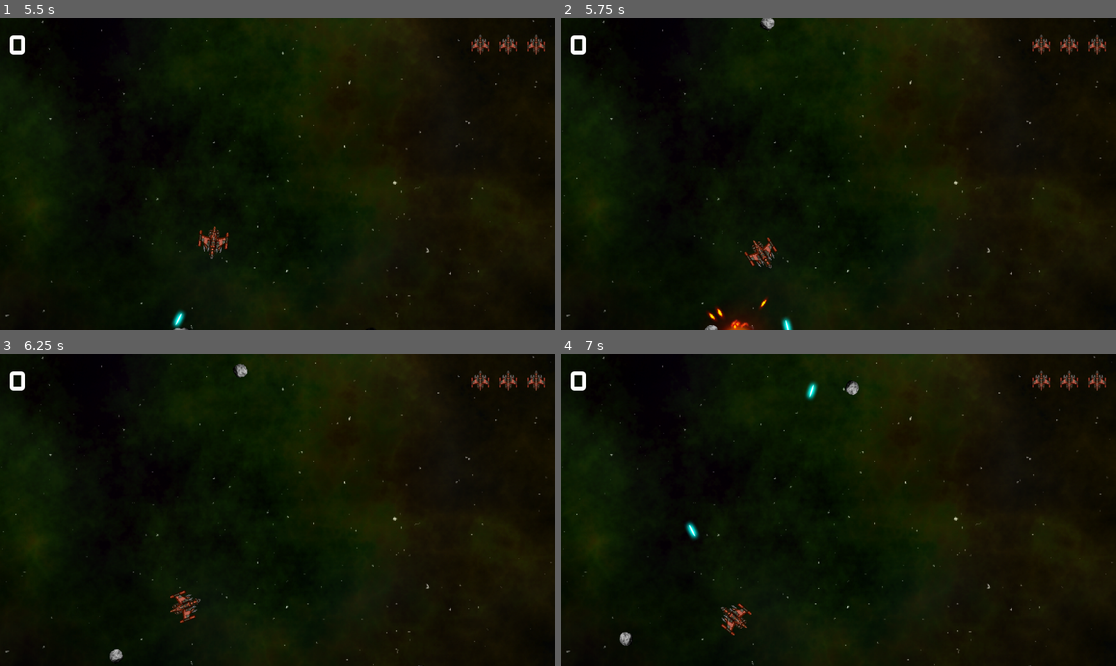
Above: before the commit, frames 1-4 (two rows, left to right).
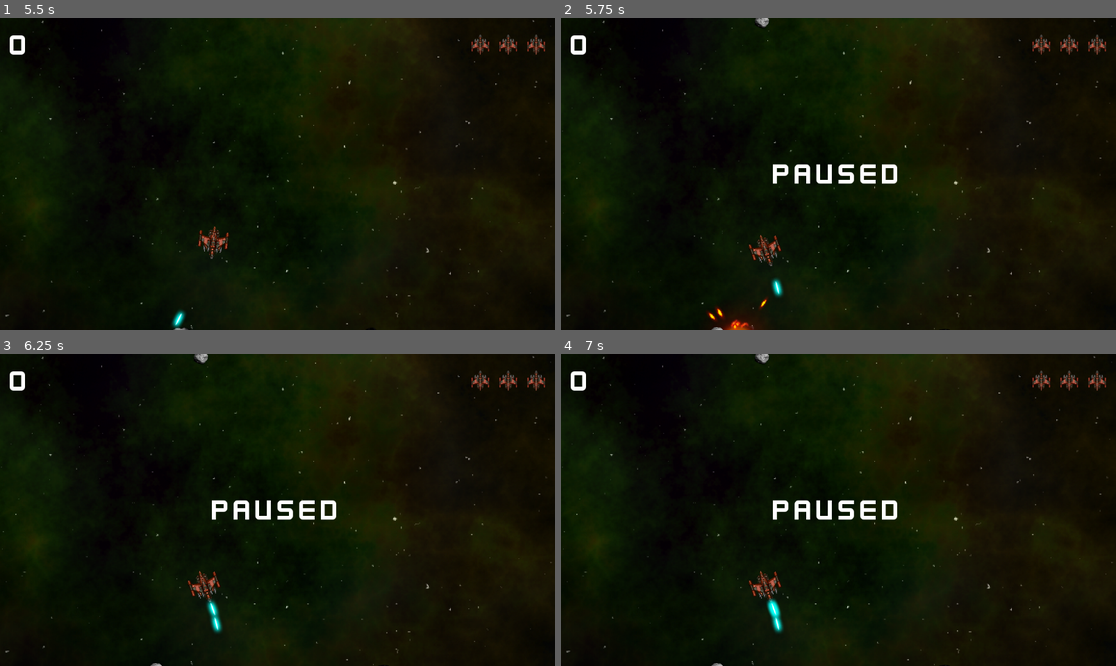
Above: after the commit, the same moments.

Repository: chai-enjoyer/Space-Rocks
Game: Godot game, scene res://scenes/main.tscn
Two runs of this game, one before a commit and one after it. Both use one fixed random seed, a clock stepped at 60 frames per second and the inputs below.
Inputs (mouse positions are in pixels of both pictures, inside the frame that each line leads up to):
- Up to frame 1 (5.5 s): click (277, 214) at 0.5 s; tap Enter at 1.25 s; hold D (rotate_right) 1.28-2.03 s; hold Space (shoot) 1.28-2.03 s; hold A (rotate_left) 2.03-2.75 s; tap Space (shoot) at 2.1, 4.35 s; click (277, 214) at 2.75 s; hold D (rotate_right) 3.53-4.28 s; hold Space (shoot) 3.53-4.28 s; hold W (thrust) 4.28-5.03 s; hold A (rotate_left) from 5.03 s (still down); hold Space (shoot) from 5.03 s (still down)
- Up to frame 2 (5.75 s): keep holding A (rotate_left); keep holding Space (shoot); tap Escape (pause, bound only after the commit) at 5.65 s
- Up to frame 3 (6.25 s): keep holding A (rotate_left); release Space (shoot) at 5.78 s; tap Space (shoot) at 5.85 s
- Up to frame 4 (7 s): keep holding A (rotate_left); hold Space (shoot) from 6.53 s (still down)

Frame 1 is identical in both runs. In frame 2, 1.4% of the frame differs, in the area x 25-70%, y 0-100%; in frame 3, 1.7%; in frame 4, 1.9%, in the area x 10-85%, y 0-100%.

Commit message:
Add enemy spawning with Path2D

Diff:
--- a/project.godot
+++ b/project.godot
@@ -40,6 +40,11 @@
 "events": [Object(InputEventKey,"resource_local_to_scene":false,"resource_name":"","device":-1,"window_id":0,"alt_press …(191 unchanged characters)…
 ]
 }
+pause={
+"deadzone": 0.2,
+"events": [Object(InputEventKey,"resource_local_to_scene":false,"resource_name":"","device":-1,"window_id":0,"alt_pressed":false,"shift_pressed":false,"ctrl_pressed":false,"meta_pressed":false,"pressed":false,"keycode":0,"physical_keycode":4194305,"key_label":0,"unicode":0,"location":0,"echo":false,"script":null)
+]
+}
 
 [physics]
 
--- /dev/null
+++ b/scenes/enemy.tscn
@@ -0,0 +1,76 @@
+[gd_scene load_steps=9 format=3 uid="uid://cob5g3dw2tvy"]
+
+[ext_resource type="Script" uid="uid://b2fhl4u4866ir" path="res://scripts/enemy.gd" id="1_5uy6h"]
+[ext_resource type="Texture2D" uid="uid://bxki7hg0b0110" path="res://assets/enemy_saucer.png" id="2_c4w8v"]
+[ext_resource type="PackedScene" uid="uid://bcaqykjf2jhc6" path="res://scenes/enemy_paths.tscn" id="3_xwavj"]
+[ext_resource type="PackedScene" uid="uid://b4i3us7vbjwd5" path="res://scenes/explosion.tscn" id="4_nenq2"]
+
+[sub_resource type="CircleShape2D" id="CircleShape2D_md484"]
+radius = 36.05551
+
+[sub_resource type="Animation" id="Animation_ipns3"]
+resource_name = "flash"
+length = 0.25
+step = 0.1
+tracks/0/type = "value"
+tracks/0/imported = false
+tracks/0/enabled = true
+tracks/0/path = NodePath("Sprite2D:modulate")
+tracks/0/interp = 1
+tracks/0/loop_wrap = true
+tracks/0/keys = {
+"times": PackedFloat32Array(0, 0.04, 0.08, 0.12, 0.16, 0.2, 0.24),
+"transitions": PackedFloat32Array(1, 1, 1, 1, 1, 1, 1),
+"update": 0,
+"values": [Color(1, 1, 1, 1), Color(1, 0, 0, 1), Color(1, 1, 1, 1), Color(1, 0, 0, 1), Color(1, 1, 1, 1), Color(1, 0, 0, 1), Color(1, 1, 1, 1)]
+}
+
+[sub_resource type="Animation" id="Animation_8qclf"]
+length = 0.001
+tracks/0/type = "value"
+tracks/0/imported = false
+tracks/0/enabled = true
+tracks/0/path = NodePath("Sprite2D:modulate")
+tracks/0/interp = 1
+tracks/0/loop_wrap = true
+tracks/0/keys = {
+"times": PackedFloat32Array(0),
+"transitions": PackedFloat32Array(1),
+"update": 0,
+"values": [Color(1, 0, 0, 1)]
+}
+
+[sub_resource type="AnimationLibrary" id="AnimationLibrary_w8i8w"]
+_data = {
+&"RESET": SubResource("Animation_8qclf"),
+&"flash": SubResource("Animation_ipns3")
+}
+
+[node name="Enemy" type="Area2D" groups=["enemies"]]
+script = ExtResource("1_5uy6h")
+
+[node name="Sprite2D" type="Sprite2D" parent="."]
+modulate = Color(1, 0, 0, 1)
+texture = ExtResource("2_c4w8v")
+hframes = 3
+frame = 1
+
+[node name="CollisionShape2D" type="CollisionShape2D" parent="."]
+visible = false
+shape = SubResource("CircleShape2D_md484")
+
+[node name="EnemyPaths" parent="." instance=ExtResource("3_xwavj")]
+
+[node name="AnimationPlayer" type="AnimationPlayer" parent="."]
+libraries = {
+&"": SubResource("AnimationLibrary_w8i8w")
+}
+
+[node name="Explosion" parent="." instance=ExtResource("4_nenq2")]
+visible = false
+
+[node name="GunCooldown" type="Timer" parent="."]
+wait_time = 1.5
+autostart = true
+
+[connection signal="timeout" from="GunCooldown" to="." method="_on_gun_cooldown_timeout"]
--- /dev/null
+++ b/scenes/enemy_paths.tscn
@@ -0,0 +1,39 @@
+[gd_scene load_steps=5 format=3 uid="uid://bcaqykjf2jhc6"]
+
+[sub_resource type="Curve2D" id="Curve2D_s4uk7"]
+_data = {
+"points": PackedVector2Array(0, 0, 0, 0, 659, -75, -77.198006, -210.29802, 77.198006, 210.29802, 937, 204, 59.895004, -103.81801, -59.895004, 103.81801, 897, 481, 166.37502, -14.641001, -166.37502, 14.641001, 494, 556, 0, 0, 0, 0, 51, 773)
+}
+point_count = 5
+
+[sub_resource type="Curve2D" id="Curve2D_e5wnm"]
+_data = {
+"points": PackedVector2Array(0, 0, 0, 0, -132, 402, -56.36786, 20.936632, 56.36786, -20.936632, 340, 141, -64.42041, -16.105103, 64.42041, 16.105103, 580, 126, -24.157654, -28.989183, 24.157654, 28.989183, 760, 220, -6.442041, -88.578064, 6.442041, 88.578064, 853, 382, 59.58888, -32.210205, -59.58888, 32.210205, 729, 564, 66.03092, 9.663061, -66.03092, -9.663061, 473, 608, 30.599695, 54.757347, -30.599695, -54.757347, 276, 488, 19.326122, 69.25194, -19.326122, -69.25194, 220, 309, 0, 0, 0, 0, 91, -137)
+}
+point_count = 10
+
+[sub_resource type="Curve2D" id="Curve2D_bqp0i"]
+_data = {
+"points": PackedVector2Array(0, 0, 0, 0, 686, 730, 0, 0, 0, 0, 1283, 425, 0, 0, 0, 0, 1288, 205, 186.01392, -77.94869, -186.01392, 77.94869, 602, 79, 35.43122, -21.258734, -35.43122, 21.258734, 370, 267, 54.918396, 5.3146834, -54.918396, -5.3146834, 259, 294, 35.43122, 42.517467, -35.43122, -42.517467, 99, 163, 0, 0, 0, 0, -58, -124)
+}
+point_count = 8
+
+[sub_resource type="Curve2D" id="Curve2D_bmms0"]
+_data = {
+"points": PackedVector2Array(0, 0, 0, 0, 1345, 113, 63.7762, -54.918396, -63.7762, 54.918396, 769, 288, 85.034935, -72.63401, -85.034935, 72.63401, 618, 459, 38.974346, -3.5431223, -38.974346, 3.5431223, 370, 545, 28.344978, 21.258734, -28.344978, -21.258734, 223, 522, 7.0862446, 47.83215, -7.0862446, -47.83215, 140, 386, -44.28903, 49.603714, 44.28903, -49.603714, 174, 214, -42.517467, 5.3146834, 42.517467, -5.3146834, 427, 133, -72.63401, 17.71561, 72.63401, -17.71561, 659, 127, -139.95332, 69.09088, 139.95332, -69.09088, 923, 63, 0, 0, 0, 0, 1081, -183)
+}
+point_count = 11
+
+[node name="EnemyPaths" type="Node"]
+
+[node name="Path2D" type="Path2D" parent="."]
+curve = SubResource("Curve2D_s4uk7")
+
+[node name="Path2D2" type="Path2D" parent="."]
+curve = SubResource("Curve2D_e5wnm")
+
+[node name="Path2D3" type="Path2D" parent="."]
+curve = SubResource("Curve2D_bqp0i")
+
+[node name="Path2D4" type="Path2D" parent="."]
+curve = SubResource("Curve2D_bmms0")
--- a/scenes/main.tscn
+++ b/scenes/main.tscn
@@ -1,9 +1,10 @@
-[gd_scene load_steps=7 format=3 uid="uid://c4nu8tr2qsfrl"]
+[gd_scene load_steps=8 format=3 uid="uid://c4nu8tr2qsfrl"]
 
 [ext_resource type="Texture2D" uid="uid://diq7bt765lfxn" path="res://assets/space_background.png" id="1_0wfyh"]
 [ext_resource type="Script" uid="uid://neycpeks83so" path="res://scripts/main.gd" id="1_jyhfs"]
 [ext_resource type="PackedScene" uid="uid://ddcx3bioe8kql" path="res://scenes/player.tscn" id="2_sugp2"]
 [ext_resource type="PackedScene" uid="uid://bwrcnfn4wnolb" path="res://scenes/rock.tscn" id="2_tbgi4"]
+[ext_resource type="PackedScene" uid="uid://cob5g3dw2tvy" path="res://scenes/enemy.tscn" id="3_tefeu"]
 [ext_resource type="PackedScene" uid="uid://dfroapgpp0n6t" path="res://scenes/hud.tscn" id="5_tbgi4"]
 
 [sub_resource type="Curve2D" id="Curve2D_0wfyh"]
@@ -13,8 +14,10 @@
 point_count = 5
 
 [node name="Main" type="Node"]
+process_mode = 3
 script = ExtResource("1_jyhfs")
 rock_scene = ExtResource("2_tbgi4")
+enemy_scene = ExtResource("3_tefeu")
 
 [node name="Sprite2D" type="Sprite2D" parent="."]
 scale = Vector2(2, 2)
@@ -29,6 +32,10 @@
 
 [node name="HUD" parent="." instance=ExtResource("5_tbgi4")]
 
+[node name="EnemyTimer" type="Timer" parent="."]
+one_shot = true
+
 [connection signal="dead" from="Player" to="." method="game_over"]
 [connection signal="lives_changed" from="Player" to="HUD" method="update_lives"]
 [connection signal="start_game" from="HUD" to="." method="new_game"]
+[connection signal="timeout" from="EnemyTimer" to="." method="_on_enemy_timer_timeout"]
--- /dev/null
+++ b/scripts/enemy.gd
@@ -0,0 +1,25 @@
+extends Area2D
+
+@export var bullet_scene : PackedScene
+@export var speed = 150
+@export var rotation_speed = 120
+@export var health = 3
+
+var follow = PathFollow2D.new()
+var target = null
+
+func _ready() -> void:
+	$Sprite2D.frame = randi() % 3
+	var path = $EnemyPaths.get_children()[randi() % $EnemyPaths.get_child_count()]
+	path.add_child(follow)
+	follow.loop = false
+
+func _physics_process(delta: float) -> void:
+	rotation += deg_to_rad(rotation_speed) * delta
+	follow.progress += speed * delta
+	position = follow.global_position
+	if follow.progress_ratio >= 1:
+		queue_free()
+
+func _on_gun_cooldown_timeout() -> void:
+	pass # Replace with function body.
--- a/scripts/main.gd
+++ b/scripts/main.gd
@@ -1,6 +1,8 @@
 extends Node
 
 @export var rock_scene : PackedScene
+@export var enemy_scene : PackedScene
+
 
 var screensize = Vector2.ZERO
 var level = 0
@@ -18,6 +20,22 @@
 		return
 	if get_tree().get_nodes_in_group("rocks").size() == 0:
 		new_level()
+
+func _input(event: InputEvent) -> void:
+	if event.is_action_pressed("pause"):
+		if not playing:
+			return
+		get_tree().paused = not get_tree().paused
+		var message = $HUD/VBoxContainer/Message
+		if get_tree().paused:
+			message.text = "Paused"
+			message.show()
+		else:
+			message.text = ""
+			message.hide()
+
+
+
 
 func spawn_rock(size, pos=null, vel=null) -> void:
 	if pos == null:
@@ -46,6 +64,7 @@
 	$HUD.show_message("WAVE %s" % level)
 	for i in level:
 		spawn_rock(3)
+	$EnemyTimer.start(randf_range(5, 10))
 
 func game_over() -> void:
 	playing = false
@@ -59,3 +78,11 @@
 		var newpos = pos + dir * radius
 		var newvel = dir * vel.length() * 1.1
 		spawn_rock(size -1, newpos, newvel)
+
+
+
+func _on_enemy_timer_timeout() -> void:
+	var e = enemy_scene.instantiate()
+	add_child(e)
+	e.target = $Player
+	$EnemyTimer.start(randf_range(20, 40))
Not shown, added: scripts/enemy.gd.uid
